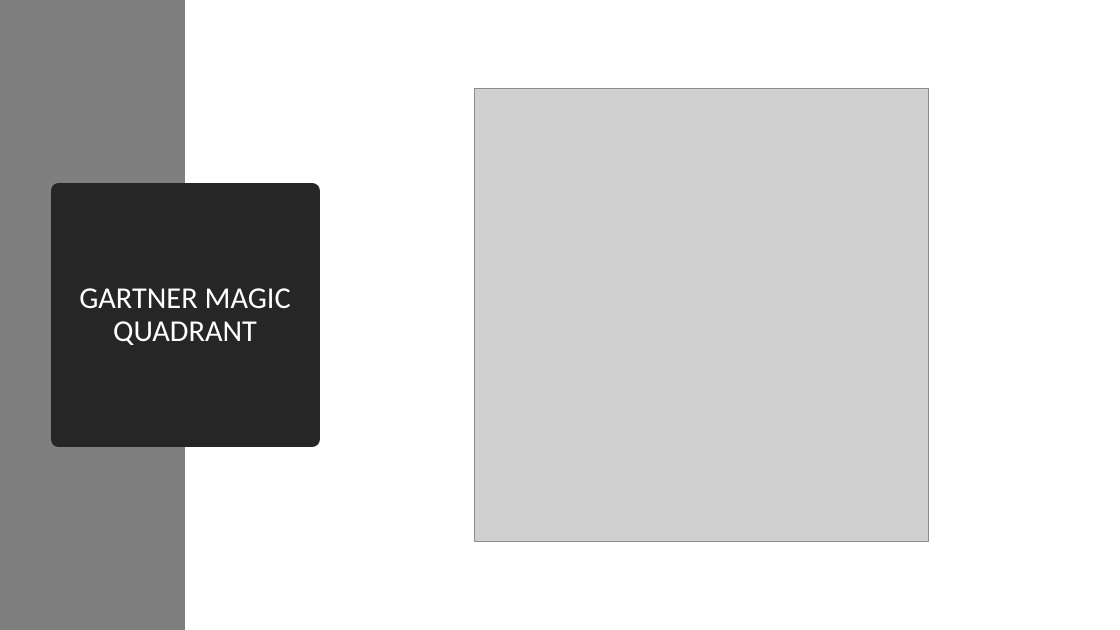
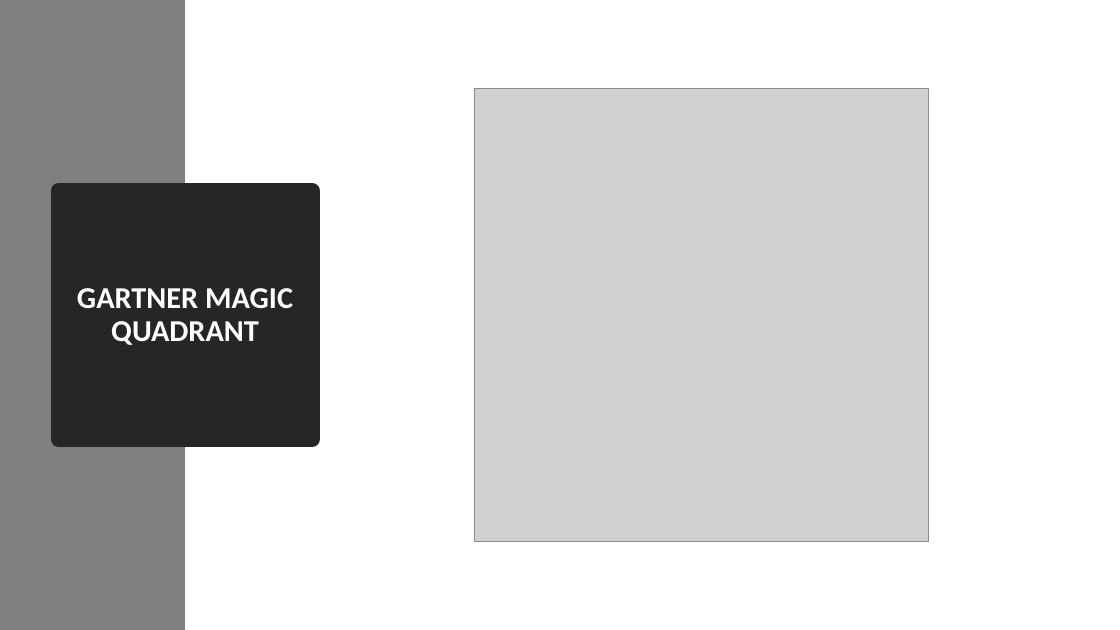
Before and after one commit to PurnimaChandel/Final-Project, a slide deck: slide 10 of Final_presentation.pptx. Drawn at 1120x630 pixels with LibreOffice and Linux fonts; fonts in the diff are those of the drawing; grey boxes stand for pictures. Boxes give left, top, right and bottom in pixels: in the first picture for what was removed or moved away, otherwise in the second. Text is boxed around its words. In the diff, an @@ line names an element or a change of style, - is before the commit and + after.

```diff
--- a/Final_presentation.pptx
+++ b/Final_presentation.pptx
@@ title "GARTNER MAGIC QUADRANT" at bbox=[59, 191, 312, 439]: bold on @@
```
Also in this commit, not shown: 8 other slides changed, 2 other files.
